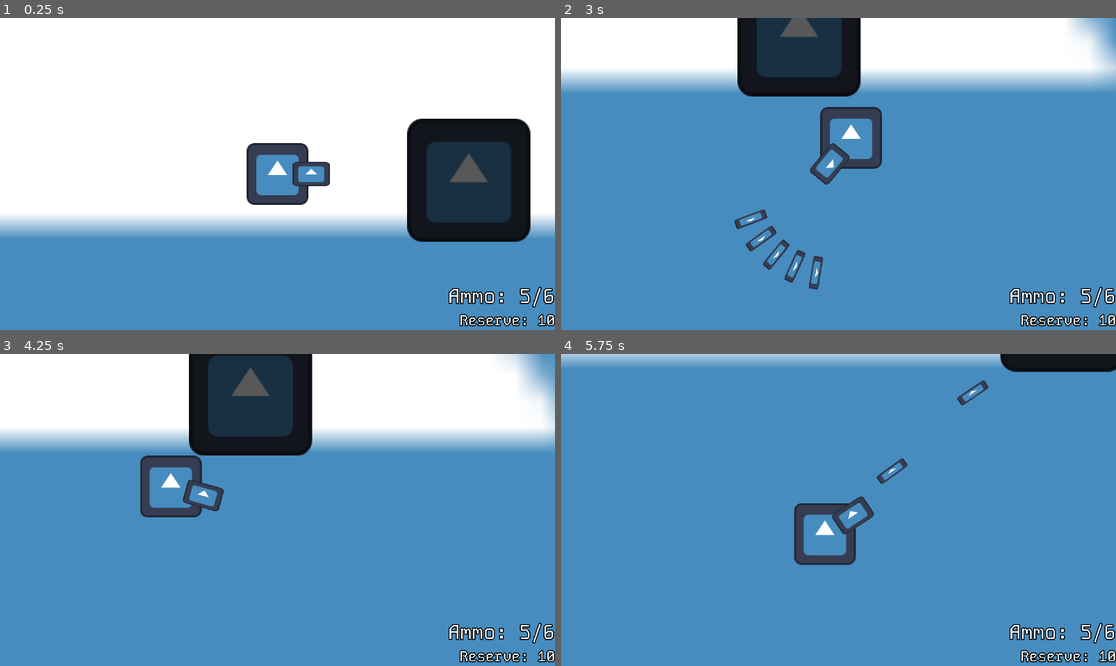
Above: before the commit, frames 1-4 (two rows, left to right).
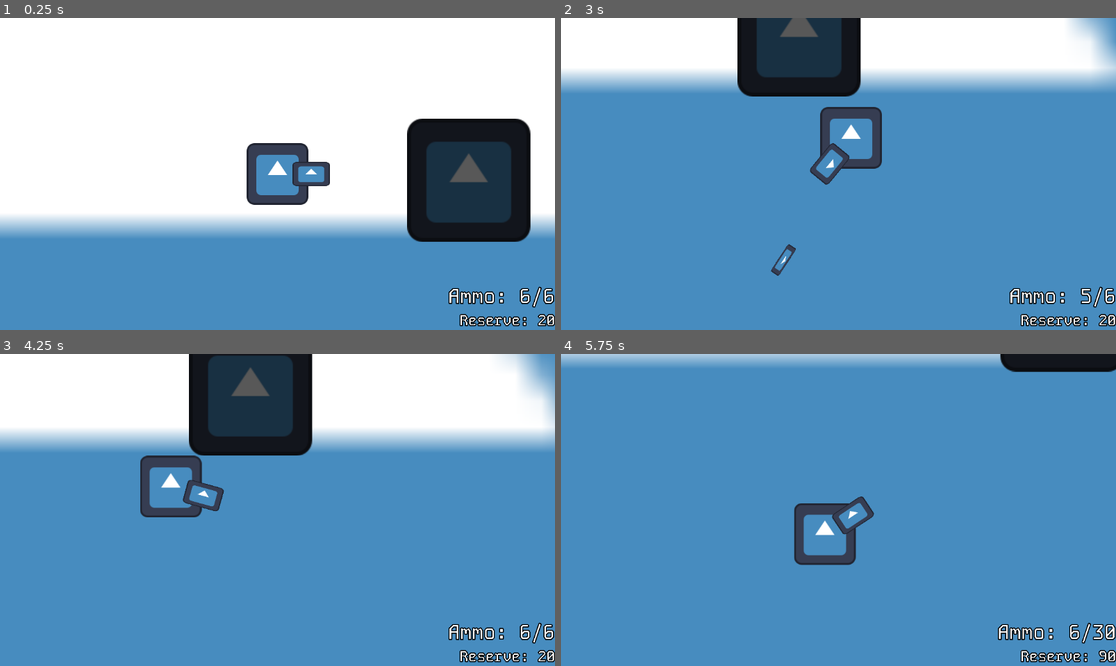
Above: after the commit, the same moments.

Repository: Shuflduf/MultiMurder
Game: Godot game, scene res://scenes/main.tscn
Same seed, same stepped clock (60 frames per second), same inputs: the game is played once before the commit and once after it. The engine's default icon, where the game draws it, is replaced by a stand-in: a white triangle on a blue panel in a dark square.
Inputs (mouse positions are in pixels of both pictures, inside the frame that each line leads up to):
- Up to frame 1 (0.25 s): no input
- Up to frame 2 (3 s): tap Enter at 0.5 s; move the mouse to (960, 158) at 0.52 s; press the mouse at (960, 158) at 0.53 s; hold D (right) 0.53-1.28 s; tap 1 (switch_1) at 0.8, 1.35 s; move the mouse to (727, 189) at 1.27 s; release the mouse at (727, 189) at 1.28 s; hold S (down) 1.28-2.03 s; tap 2 (switch_2) at 1.55 s; move the mouse to (894, 105) at 2.02 s; hold D (right) 2.03-2.78 s; hold 2 (switch_2) 2.03-2.78 s; click (894, 105) at 2.3 s; move the mouse to (810, 236) at 2.77 s; hold W (up) from 2.78 s (still down); click (810, 236) at 2.85 s
- Up to frame 3 (4.25 s): tap 1 (switch_1) at 3.05 s; move the mouse to (444, 556) at 3.52 s; release W (up) at 3.53 s; hold A (left) from 3.53 s (still down); hold 1 (switch_1) from 3.53 s (still down); tap 2 (switch_2) at 3.8 s
- Up to frame 4 (5.75 s): move the mouse to (672, 463) at 4.27 s; release 1 (switch_1) at 4.28 s; tap 2 (switch_2) at 4.35 s; click (672, 463) at 4.55 s; move the mouse to (866, 510) at 5.02 s; release A (left) at 5.03 s; press the mouse at (866, 510) at 5.03 s; hold S (down) from 5.03 s (still down); tap 1 (switch_1) at 5.3 s

The runs differ from the first frame. In frame 1, less than 0.1% of the frame differs, in the area x 93-99%, y 86-99%; in frame 2, 0.7%; in frame 3, less than 0.1%; in frame 4, 1.0%, in the area x 56-100%, y 8-99%.

Commit message:
kinda bad hud sync

Diff:
--- a/scenes/guns/ak.tscn
+++ b/scenes/guns/ak.tscn
@@ -1,9 +1,9 @@
 [gd_scene load_steps=3 format=3 uid="uid://b4321xovw1xhi"]
 
-[ext_resource type="PackedScene" uid="uid://30bi6olkqfgu" path="res://scenes/guns/gun_template.tscn" id="1_uhkmt"]
+[ext_resource type="PackedScene" uid="uid://30bi6olkqfgu" path="res://scenes/guns/base_gun.tscn" id="1_ffu0d"]
 [ext_resource type="Script" path="res://scripts/guns/ak.gd" id="2_j1cnl"]
 
-[node name="AK" instance=ExtResource("1_uhkmt")]
+[node name="AK" instance=ExtResource("1_ffu0d")]
 script = ExtResource("2_j1cnl")
 spread = 20
 fire_speed = 0.1
--- a/scenes/guns/gun_template.tscn
+++ b/scenes/guns/base_gun.tscn
@@ -1,6 +1,6 @@
 [gd_scene load_steps=5 format=3 uid="uid://30bi6olkqfgu"]
 
-[ext_resource type="Script" path="res://scripts/guns/gun_template.gd" id="1_0qmv6"]
+[ext_resource type="Script" path="res://scripts/guns/base_gun.gd" id="1_0qmv6"]
 [ext_resource type="PackedScene" uid="uid://cp13ouia7wa1w" path="res://scenes/bullet.tscn" id="2_016uv"]
 [ext_resource type="Texture2D" uid="uid://cepqbljkg6yn7" path="res://icon.svg" id="3_qjo8k"]
 [ext_resource type="Script" path="res://scripts/spawner_c.gd" id="4_uu70u"]
--- a/scenes/guns/revolver.tscn
+++ b/scenes/guns/revolver.tscn
@@ -1,5 +1,5 @@
 [gd_scene load_steps=2 format=3 uid="uid://bj2ddbtirkem"]
 
-[ext_resource type="PackedScene" uid="uid://30bi6olkqfgu" path="res://scenes/guns/gun_template.tscn" id="1_ekelj"]
+[ext_resource type="PackedScene" uid="uid://30bi6olkqfgu" path="res://scenes/guns/base_gun.tscn" id="1_ekelj"]
 
 [node name="Revolver" instance=ExtResource("1_ekelj")]
--- a/scenes/guns/shotgun.tscn
+++ b/scenes/guns/shotgun.tscn
@@ -1,6 +1,6 @@
 [gd_scene load_steps=3 format=3 uid="uid://bybw21gfe5tog"]
 
-[ext_resource type="PackedScene" uid="uid://30bi6olkqfgu" path="res://scenes/guns/gun_template.tscn" id="1_ikc4v"]
+[ext_resource type="PackedScene" uid="uid://30bi6olkqfgu" path="res://scenes/guns/base_gun.tscn" id="1_ikc4v"]
 [ext_resource type="Script" path="res://scripts/guns/shotgun.gd" id="2_oaccg"]
 
 [node name="Shotgun" instance=ExtResource("1_ikc4v")]
--- a/scenes/hud.tscn
+++ b/scenes/hud.tscn
@@ -1,5 +1,6 @@
-[gd_scene load_steps=3 format=3 uid="uid://bchpxrh8u3cih"]
+[gd_scene load_steps=4 format=3 uid="uid://bchpxrh8u3cih"]
 
+[ext_resource type="Script" path="res://scripts/hud.gd" id="1_873mn"]
 [ext_resource type="LabelSettings" uid="uid://bvyv5oo7i755s" path="res://resources/heading2.tres" id="1_wmuc6"]
 [ext_resource type="LabelSettings" uid="uid://qhfcbntgbe61" path="res://resources/heading3.tres" id="2_xy36d"]
 
@@ -11,6 +12,7 @@
 grow_horizontal = 2
 grow_vertical = 2
 mouse_filter = 2
+script = ExtResource("1_873mn")
 
 [node name="VBoxContainer" type="VBoxContainer" parent="."]
 layout_mode = 1
@@ -25,13 +27,13 @@
 grow_vertical = 0
 mouse_filter = 2
 
-[node name="Label" type="Label" parent="VBoxContainer"]
+[node name="Ammo" type="Label" parent="VBoxContainer"]
 layout_mode = 2
 size_flags_horizontal = 8
 text = "Ammo: 5/6"
 label_settings = ExtResource("1_wmuc6")
 
-[node name="Label2" type="Label" parent="VBoxContainer"]
+[node name="Reserve" type="Label" parent="VBoxContainer"]
 layout_mode = 2
 size_flags_horizontal = 8
 text = "Reserve: 10"
--- a/scenes/player.tscn
+++ b/scenes/player.tscn
@@ -4,8 +4,8 @@
 [ext_resource type="Texture2D" uid="uid://cepqbljkg6yn7" path="res://icon.svg" id="1_6em2n"]
 [ext_resource type="Script" path="res://scripts/move_c.gd" id="2_2ophi"]
 [ext_resource type="Script" path="res://scripts/move_input_c.gd" id="3_uk2jq"]
+[ext_resource type="PackedScene" uid="uid://bj2ddbtirkem" path="res://scenes/guns/revolver.tscn" id="4_jhe37"]
 [ext_resource type="PackedScene" uid="uid://b4321xovw1xhi" path="res://scenes/guns/ak.tscn" id="5_f8kch"]
-[ext_resource type="PackedScene" uid="uid://bybw21gfe5tog" path="res://scenes/guns/shotgun.tscn" id="5_tagej"]
 [ext_resource type="PackedScene" uid="uid://bchpxrh8u3cih" path="res://scenes/hud.tscn" id="6_52mw6"]
 
 [sub_resource type="RectangleShape2D" id="RectangleShape2D_6dq78"]
@@ -14,7 +14,7 @@
 [node name="Player" type="CharacterBody2D"]
 collision_layer = 2
 script = ExtResource("1_2vvyq")
-weapons = Array[PackedScene]([ExtResource("5_f8kch"), ExtResource("5_tagej")])
+weapons = Array[PackedScene]([ExtResource("4_jhe37"), ExtResource("5_f8kch")])
 
 [node name="Weapon" type="Node2D" parent="."]
 
--- a/scripts/guns/ak.gd
+++ b/scripts/guns/ak.gd
@@ -13,3 +13,4 @@
 	var bullet_offset = randf_range(-half_spread, half_spread)
 	new_bullet.rotation = deg_to_rad(bullet_offset) + rotation
 	spawn_bullet(new_bullet)
+	fired.emit()
--- a/scripts/guns/gun_template.gd
+++ b/scripts/guns/base_gun.gd
@@ -4,6 +4,7 @@
 @export var bullet: PackedScene
 @export_range(0.01, 2) var fire_speed = 0.2
 @export var clip = 6
+
 @export var reserve = 20
 
 @export var automatic = false
@@ -12,6 +13,12 @@
 @onready var spawner: SpawnerComponent = $barrel/SpawnerComponent
 
 var shoot_cooldown = fire_speed
+var ammo = clip:
+	set(value):
+		ammo = value
+		fired.emit()
+
+signal fired
 
 func _ready() -> void:
 	look_at(get_global_mouse_position())
@@ -22,9 +29,10 @@
 
 func shoot():
 	spawn_bullet(spawner.spawn(bullet))
+	ammo -= 1
 
-func spawn_bullet(bullet: Node):
-	get_tree().root.add_child(bullet)
+func spawn_bullet(new_bullet: Node):
+	get_tree().root.add_child(new_bullet)
 
 
 func _process(delta: float) -> void:
--- a/scripts/guns/shotgun.gd
+++ b/scripts/guns/shotgun.gd
@@ -33,6 +33,7 @@
 
 		new_bullet.rotation = deg_to_rad(bullet_offset) + rotation
 		spawn_bullet(new_bullet)
+	ammo -= 1
 
 func calculate_spread():
 	offset = (pellet_count - 1) / 2.0
--- /dev/null
+++ b/scripts/hud.gd
@@ -0,0 +1,12 @@
+extends Control
+
+@onready var ammo_label: Label = $VBoxContainer/Ammo
+@onready var reserve_label: Label = $VBoxContainer/Reserve
+
+var ammo: int
+var clip: int
+var reserve: int
+
+func update_all():
+	ammo_label.text = "Ammo: " + str(ammo) + "/" + str(clip)
+	reserve_label.text = "Reserve: " + str(reserve)
--- a/scripts/player.gd
+++ b/scripts/player.gd
@@ -2,30 +2,46 @@
 
 @onready var camera: Camera2D = $Camera2D
 @onready var weapon_parent: Node2D = $Weapon
+@onready var hud: Control = $CanvasLayer/HUD
 
 @export var weapons: Array[PackedScene]
 
-var active_weapon: PackedScene:
+var set_new_weapon: PackedScene:
 	set(value):
-		if active_weapon != null:
-			if value.resource_path == active_weapon.resource_path:
+		if set_new_weapon != null:
+			if value.resource_path == set_new_weapon.resource_path:
 				return
 		if weapon_parent.get_child_count() > 0:
 			weapon_parent.get_child(0).queue_free()
 
-		active_weapon = value
+		set_new_weapon = value
 		weapon_parent.add_child(value.instantiate())
-		#weapon_parent.add_child(value)
+		current_weapon = weapon_parent.get_child(0)
+
+var current_weapon: Gun:
+	set(value):
+		value.fired.connect(func(): update_hud())
+		current_weapon = value
+		update_hud()
+	get:
+		return weapon_parent.get_child(0)
 
 func _process(_delta: float) -> void:
 	camera.position = get_local_mouse_position() / 3
 
 
 func _ready() -> void:
-	active_weapon = weapons[0]
+	set_new_weapon = weapons[0]
 
 func _unhandled_input(event: InputEvent) -> void:
 	if event.is_action_pressed("switch_1"):
-		active_weapon = weapons[0]
+		set_new_weapon = weapons[0]
 	elif event.is_action_pressed("switch_2"):
-		active_weapon = weapons[1]
+		set_new_weapon = weapons[1]
+
+func update_hud():
+	print(current_weapon)
+	hud.ammo = current_weapon.ammo
+	hud.clip = current_weapon.clip
+	hud.reserve = current_weapon.reserve
+	hud.update_all()
